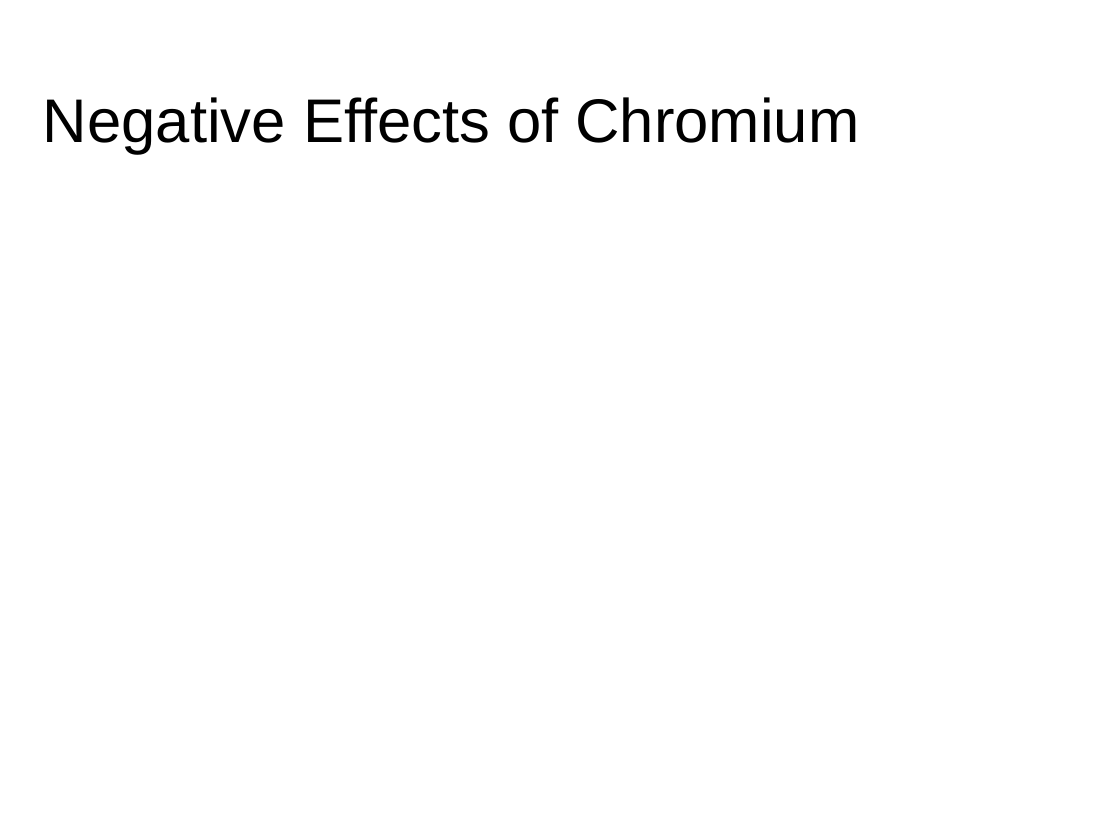
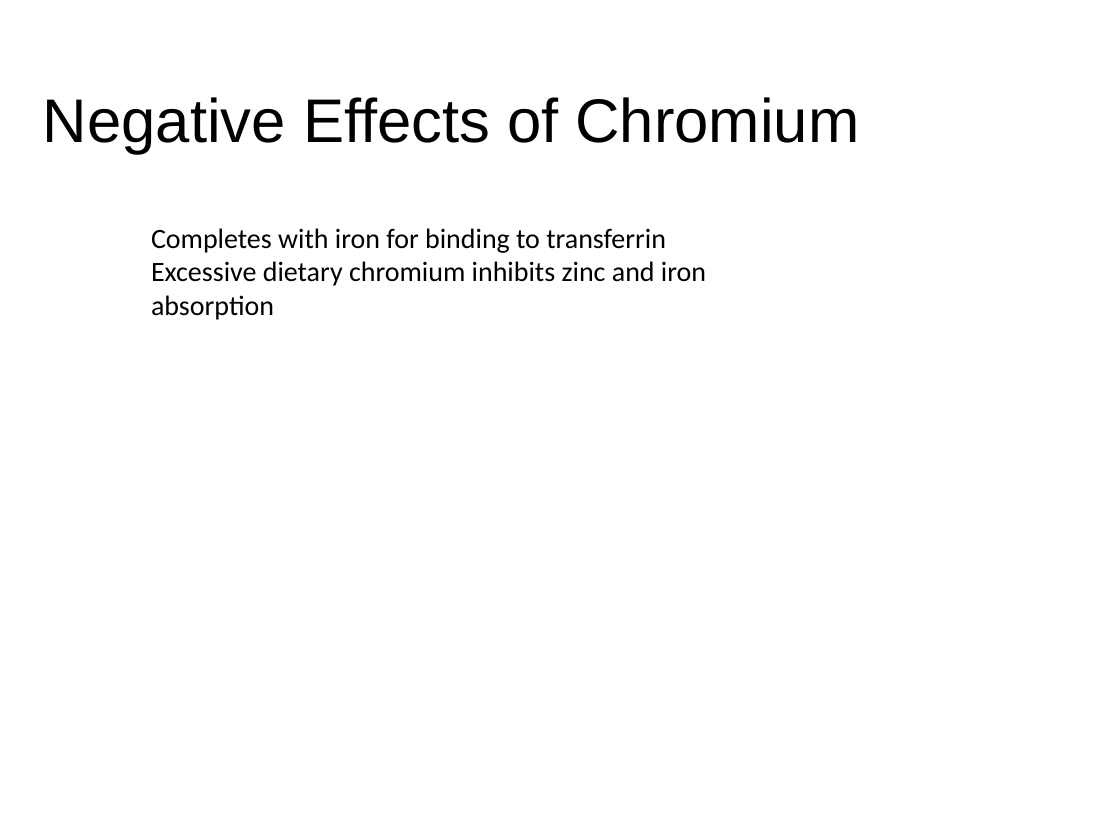
Before and after one commit to Chaos-Actual/1012, a slide deck: slide 13 of lecture notes ergogenic aids part 2 week 11.pptx. Drawn at 1120x840 pixels with LibreOffice and Linux fonts; fonts in the diff are those of the drawing. Boxes give left, top, right and bottom in pixels: in the first picture for what was removed or moved away, otherwise in the second. Text is boxed around its words. In the diff, an @@ line names an element or a change of style, - is before the commit and + after.

```diff
--- a/lecture notes ergogenic aids part 2 week 11.pptx
+++ b/lecture notes ergogenic aids part 2 week 11.pptx
@@ text added at [151, 228, 706, 320], 18 pt, text #000000 @@
+Completes with iron for binding to transferrin
+Excessive dietary chromium inhibits zinc and iron absorption
```
Also in this commit, not shown: 18 other slides changed.
